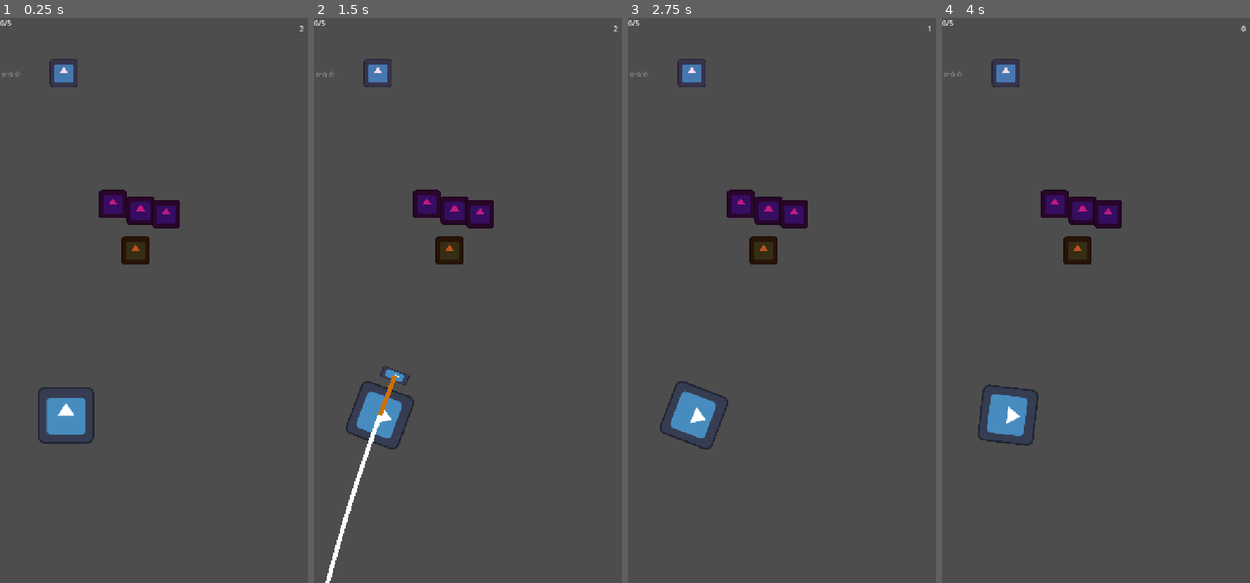
Above: before the commit, frames 1-4 (left to right).
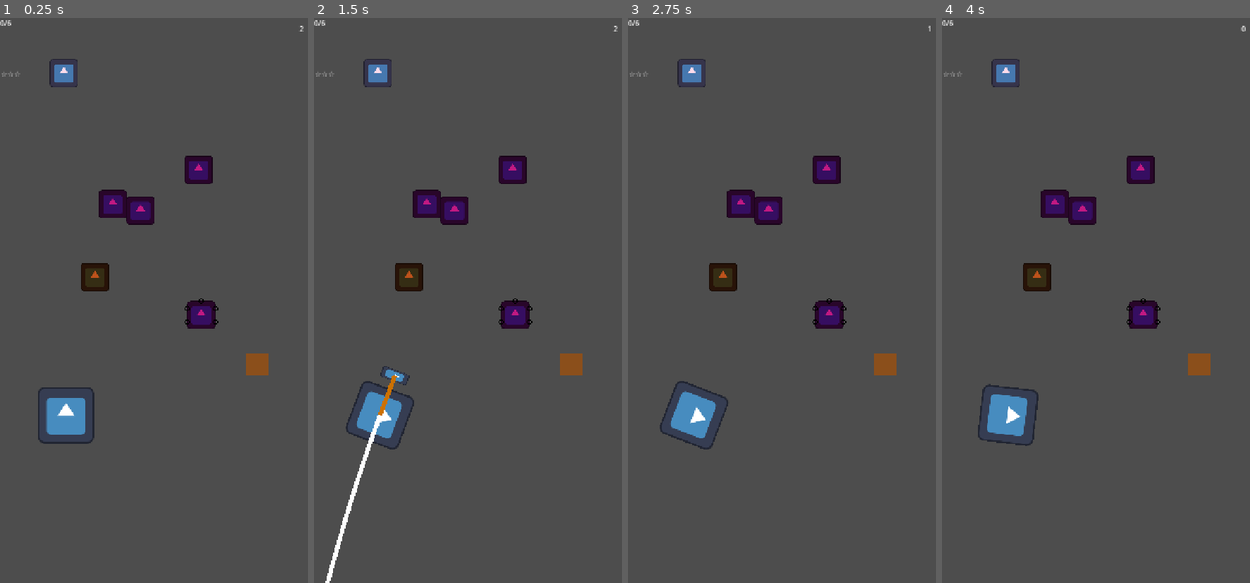
Above: after the commit, the same moments.

Repository: rizayuksel/pop-a-pop
Game: Godot game, scene res://scenes/level_2.tscn
Two runs of this game, one before a commit and one after it. Both use one fixed random seed, a clock stepped at 60 frames per second and the inputs below. This scene is started directly instead of the project's main scene. The engine's default icon, where the game draws it, is replaced by a stand-in: a white triangle on a blue panel in a dark square.
Inputs (mouse positions are in pixels of both pictures, inside the frame that each line leads up to):
- Up to frame 1 (0.25 s): no input
- Up to frame 2 (1.5 s): tap Enter at 0.5 s; move the mouse to (541, 272) at 0.52 s; click (541, 272) at 0.67 s; tap Space at 1.25 s; drag from (409, 328) to (455, 210) at 1.27 s
- Up to frame 3 (2.75 s): move the mouse to (818, 176) at 2.02 s; click (818, 176) at 2.17 s
- Up to frame 4 (4 s): tap Enter at 2.75 s; drag from (1083, 413) to (1108, 215) at 2.77 s; move the mouse to (1194, 385) at 3.52 s; click (1194, 385) at 3.67 s

The runs differ from the first frame. In frame 1, 2.5% of the frame differs, in the area x 2-88%, y 0-64%; in frame 2, 2.5%; in frame 3, 2.5%; in frame 4, 2.5%.

Commit message:
Fix spiked balloon firing angles and implement the universal pop interface for special balloons and mud.

Diff:
--- a/scenes/level_2.tscn
+++ b/scenes/level_2.tscn
@@ -3,10 +3,12 @@
 [ext_resource type="Script" uid="uid://dbbm5rofm4i45" path="res://scripts/main.gd" id="1_y0kc7"]
 [ext_resource type="Texture2D" uid="uid://dgcweuwinft2x" path="res://icon.svg" id="2_ne2mo"]
 [ext_resource type="Script" uid="uid://nvvsupnkt362" path="res://scripts/bow.gd" id="3_6cvei"]
+[ext_resource type="PackedScene" uid="uid://dee2qly6qqq25" path="res://scenes/spiked_balloon.tscn" id="4_ne2mo"]
 [ext_resource type="PackedScene" uid="uid://bw8n28q6u2mbb" path="res://scenes/balloon.tscn" id="4_que50"]
 [ext_resource type="PackedScene" uid="uid://cluocltwlltwx" path="res://scenes/ice_balloon.tscn" id="5_hey2k"]
 [ext_resource type="PackedScene" uid="uid://b5l6ipxxfj30s" path="res://scenes/fire_balloon.tscn" id="6_172wr"]
 [ext_resource type="PackedScene" uid="uid://32p7ysxh4omg" path="res://scenes/ui.tscn" id="7_g2hoc"]
+[ext_resource type="PackedScene" uid="uid://m4wc2udpxngg" path="res://scenes/mud.tscn" id="9_6cvei"]
 
 [node name="Main" type="Node2D" unique_id=202816392]
 script = ExtResource("1_y0kc7")
@@ -25,11 +27,11 @@
 
 [node name="Line2D" type="Line2D" parent="Bow" unique_id=440924431]
 
-[node name="Balloon" parent="." unique_id=1069062386 instance=ExtResource("4_que50")]
+[node name="Balloon" parent="." unique_id=1485178655 instance=ExtResource("4_que50")]
 position = Vector2(319, 436)
 
 [node name="Balloon3" parent="." unique_id=580813185 instance=ExtResource("4_que50")]
-position = Vector2(377, 444)
+position = Vector2(451, 344)
 
 [node name="Balloon2" parent="." unique_id=1234750033 instance=ExtResource("4_que50")]
 position = Vector2(256, 422)
@@ -41,6 +43,12 @@
 position = Vector2(145, 125)
 
 [node name="Balloon5" parent="." unique_id=1097028430 instance=ExtResource("6_172wr")]
-position = Vector2(308, 527)
+position = Vector2(216, 587)
 
 [node name="UI" parent="." unique_id=1367951368 instance=ExtResource("7_g2hoc")]
+
+[node name="SpikedBalloon" parent="." unique_id=1069062386 instance=ExtResource("4_ne2mo")]
+position = Vector2(457, 673)
+
+[node name="Mud" parent="." unique_id=1641655694 instance=ExtResource("9_6cvei")]
+position = Vector2(582, 782)
--- /dev/null
+++ b/scenes/spike.tscn
@@ -0,0 +1,20 @@
+[gd_scene format=3 uid="uid://drirq8wiqk5ri"]
+
+[ext_resource type="Script" uid="uid://cvwsoyktppvks" path="res://scripts/spike.gd" id="1_ljd5v"]
+[ext_resource type="Texture2D" uid="uid://bm3pxlep4g66w" path="res://assets/SpikeBall.png" id="2_7a7y0"]
+
+[sub_resource type="CircleShape2D" id="CircleShape2D_wjvqx"]
+radius = 13.0
+
+[node name="Spike" type="Area2D" unique_id=1104277886]
+script = ExtResource("1_ljd5v")
+
+[node name="CollisionShape2D" type="CollisionShape2D" parent="." unique_id=133472836]
+shape = SubResource("CircleShape2D_wjvqx")
+
+[node name="Sprite2D" type="Sprite2D" parent="." unique_id=237516862]
+scale = Vector2(0.02, 0.02)
+texture = ExtResource("2_7a7y0")
+
+[connection signal="area_entered" from="." to="." method="_on_area_entered"]
+[connection signal="body_entered" from="." to="." method="_on_body_entered"]
--- /dev/null
+++ b/scenes/spiked_balloon.tscn
@@ -0,0 +1,44 @@
+[gd_scene format=3 uid="uid://dee2qly6qqq25"]
+
+[ext_resource type="Script" uid="uid://cxnqyddeam16" path="res://scripts/spiked_balloon.gd" id="1_fibnh"]
+[ext_resource type="Texture2D" uid="uid://dgcweuwinft2x" path="res://icon.svg" id="2_fibnh"]
+[ext_resource type="Texture2D" uid="uid://bm3pxlep4g66w" path="res://assets/SpikeBall.png" id="3_kvqmn"]
+
+[sub_resource type="CircleShape2D" id="CircleShape2D_wjvqx"]
+radius = 65.03076
+
+[node name="SpikedBalloon" type="Area2D" unique_id=1069062386 groups=["balloons"]]
+scale = Vector2(0.5, 0.5)
+script = ExtResource("1_fibnh")
+
+[node name="Sprite2D" type="Sprite2D" parent="." unique_id=141423176]
+modulate = Color(0.7562531, 0.09917589, 0.5104212, 1)
+texture = ExtResource("2_fibnh")
+
+[node name="CollisionShape2D" type="CollisionShape2D" parent="." unique_id=1534589566]
+shape = SubResource("CircleShape2D_wjvqx")
+
+[node name="SpikeIndicator1" type="Sprite2D" parent="." unique_id=666296335]
+position = Vector2(0, -64)
+scale = Vector2(0.02, 0.02)
+texture = ExtResource("3_kvqmn")
+
+[node name="SpikeIndicator5" type="Sprite2D" parent="." unique_id=1321563002]
+position = Vector2(-64, -32)
+scale = Vector2(0.02, 0.02)
+texture = ExtResource("3_kvqmn")
+
+[node name="SpikeIndicator4" type="Sprite2D" parent="." unique_id=1308234053]
+position = Vector2(-64, 32)
+scale = Vector2(0.02, 0.02)
+texture = ExtResource("3_kvqmn")
+
+[node name="SpikeIndicator3" type="Sprite2D" parent="." unique_id=389129927]
+position = Vector2(64, 32)
+scale = Vector2(0.02, 0.02)
+texture = ExtResource("3_kvqmn")
+
+[node name="SpikeIndicator2" type="Sprite2D" parent="." unique_id=1321223026]
+position = Vector2(64, -32)
+scale = Vector2(0.02, 0.02)
+texture = ExtResource("3_kvqmn")
--- a/scripts/balloon.gd
+++ b/scripts/balloon.gd
@@ -5,8 +5,11 @@
 
 func _on_body_entered(body):
 	if body is RigidBody2D:
-		var main_scene = get_tree().current_scene
-		if main_scene.has_node("UI"):
-			main_scene.get_node("UI").add_popped_balloon()
+		pop()
 
-		queue_free()
+func pop():
+	var main_scene = get_tree().current_scene
+	if main_scene.has_node("UI"):
+		main_scene.get_node("UI").add_popped_balloon()
+
+	queue_free()
--- a/scripts/fire_balloon.gd
+++ b/scripts/fire_balloon.gd
@@ -8,10 +8,13 @@
 
 func _on_body_entered(body):
 	if body is RigidBody2D:
-		_update_ui_score()
-		explode()
-		spawn_explosion_effect()
-		queue_free()
+		pop()
+
+func pop():
+	_update_ui_score()
+	explode()
+	spawn_explosion_effect()
+	queue_free()
 
 func explode():
 	var all_balloons = get_tree().get_nodes_in_group("balloons")
--- a/scripts/ice_balloon.gd
+++ b/scripts/ice_balloon.gd
@@ -6,12 +6,15 @@
 	body_entered.connect(_on_body_entered)
 	area_entered.connect(_on_area_entered)
 
-func _on_body_entered(_body):
-	_update_ui_score()
-	apply_freeze_effect()
-	queue_free()
+func _on_body_entered(body):
+	if body is RigidBody2D:
+		pop()
 
-func _on_area_entered(_area):
+func _on_area_entered(area):
+	if area is RigidBody2D:
+		pop()
+
+func pop():
 	_update_ui_score()
 	apply_freeze_effect()
 	queue_free()
--- a/scripts/mud.gd
+++ b/scripts/mud.gd
@@ -14,3 +14,6 @@
 		if is_instance_valid(body):
 			body.queue_free()
 		queue_free()
+
+func pop():
+	queue_free()
--- /dev/null
+++ b/scripts/spike.gd
@@ -0,0 +1,28 @@
+extends Area2D
+
+@export var speed: float = 600.0
+
+func _ready():
+	body_entered.connect(_on_body_entered)
+	area_entered.connect(_on_area_entered)
+
+	# Self-destruct after 3 seconds
+	get_tree().create_timer(3.0).timeout.connect(queue_free)
+
+func _process(delta):
+	position += Vector2.RIGHT.rotated(rotation) * speed * delta
+
+func _on_body_entered(body):
+	print("Spike hit a Body: ", body.name)
+	if body.has_method("pop"):
+		body.pop()
+		queue_free()
+
+func _on_area_entered(area):
+	print("Spike hit an Area: ", area.name)
+	if area.has_method("pop"):
+		print("Pop method found, destroying balloon!")
+		area.pop()
+		queue_free()
+	else:
+		print("Pop method NOT found in: ", area.name)
--- /dev/null
+++ b/scripts/spiked_balloon.gd
@@ -0,0 +1,31 @@
+extends Area2D
+
+const SPIKE_COUNT = 5
+var spike_scene = preload("res://scenes/spike.tscn")
+
+func _ready():
+	body_entered.connect(_on_body_entered)
+
+func _on_body_entered(body):
+	if body is RigidBody2D:
+		pop()
+
+func pop():
+	var main_scene = get_tree().current_scene
+	if main_scene.has_node("UI"):
+		main_scene.get_node("UI").add_popped_balloon()
+
+	var angle_step = 360.0 / SPIKE_COUNT
+
+	for i in range(SPIKE_COUNT):
+		var spike = spike_scene.instantiate()
+
+		# 0 derecenin sağa bakması sorununu çözmek için -90 ekledik
+		var fire_angle = deg_to_rad((i * angle_step) - 90.0) + global_rotation
+
+		spike.global_position = global_position
+		spike.rotation = fire_angle
+
+		get_tree().current_scene.call_deferred("add_child", spike)
+
+	queue_free()
Binary file added: assets/SpikeBall.png
Not shown, added: assets/SpikeBall.png.import
Not shown, added: scripts/spike.gd.uid
Not shown, added: scripts/spiked_balloon.gd.uid
Not shown, changed: assets/.DS_Store
